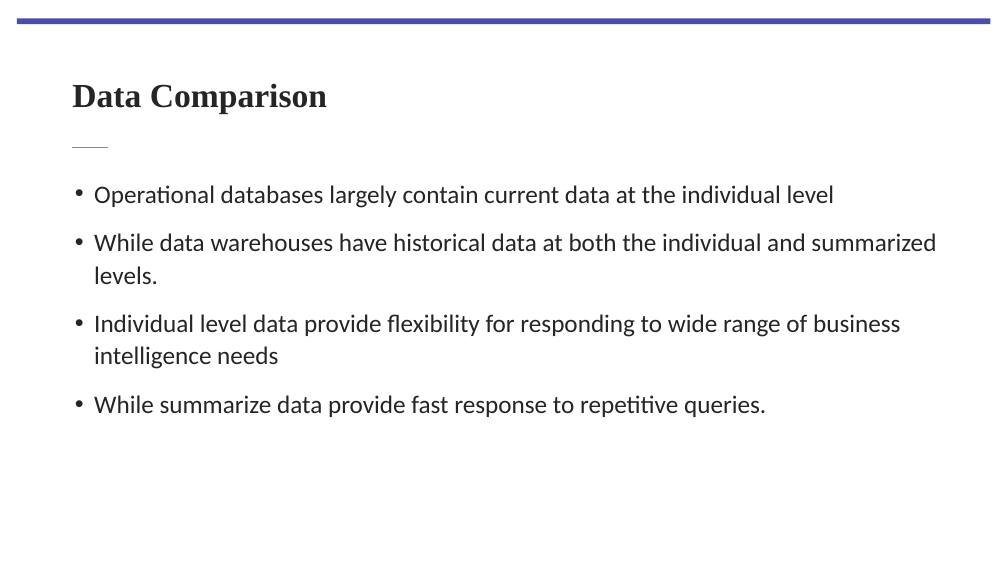
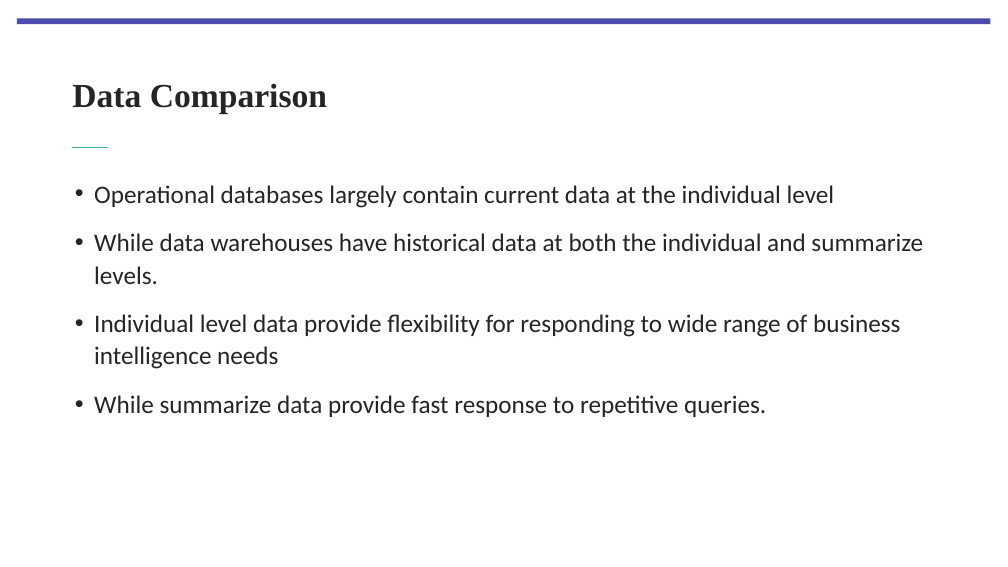
Before and after one commit to Monosakkarider/USN, a slide deck: slide 5 of BID3000/5Forelesning180923/Lecture 5 Query Formulation for Data Warehouses Part 1 V2.pptx. Drawn at 1008x567 pixels with LibreOffice and Linux fonts; fonts in the diff are those of the drawing; background and template pictures are left out. Boxes give left, top, right and bottom in pixels: in the first picture for what was removed or moved away, otherwise in the second. Text is boxed around its words. In the diff, an @@ line names an element or a change of style, - is before the commit and + after.

```diff
--- a/BID3000/5Forelesning180923/Lecture 5 Query Formulation for Data Warehouses Part 1 V2.pptx
+++ b/BID3000/5Forelesning180923/Lecture 5 Query Formulation for Data Warehouses Part 1 V2.pptx
@@ text at (94, 233, 923, 284): text changed @@
-• While data warehouses have historical data at both the individual and summarized levels.
+• While data warehouses have historical data at both the individual and summarize levels.
```
Also in this commit, not shown: 19 other slides changed, 9 slides added, 1 slide removed, 46 other files.
